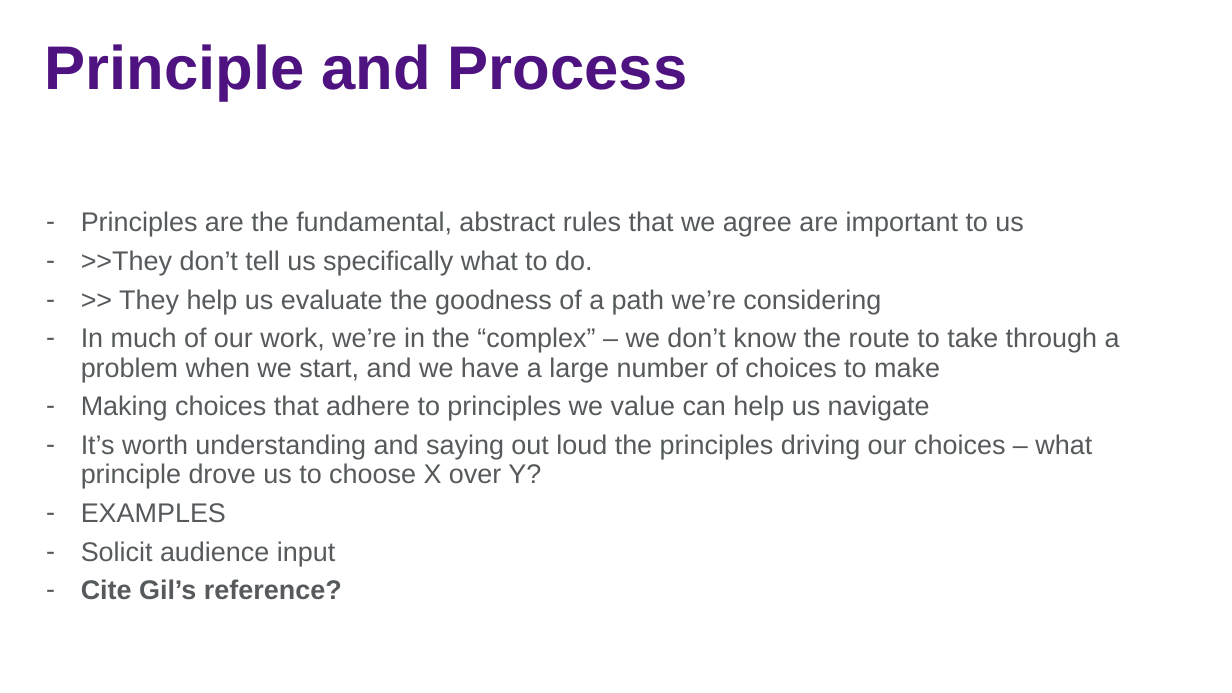
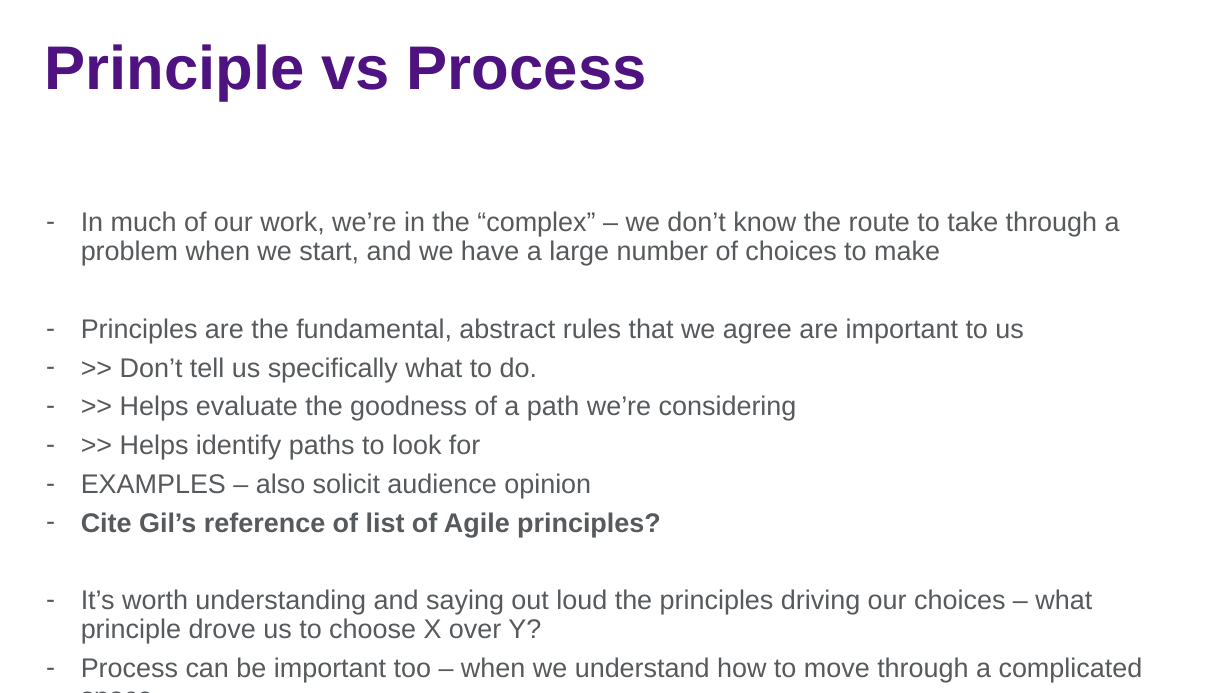
Before and after one commit to jasonjwood/presentations, a slide deck: slide 13 of InFusion2016 - Getting It Done - Jason Wood.pptx (slide 11 before the commit). Drawn at 1232x693 pixels with LibreOffice and Linux fonts; fonts in the diff are those of the drawing; background and template pictures are left out. Boxes give left, top, right and bottom in pixels: in the first picture for what was removed or moved away, otherwise in the second. Text is boxed around its words. In the diff, an @@ line names an element or a change of style, - is before the commit and + after.

```diff
--- a/InFusion2016 - Getting It Done - Jason Wood.pptx
+++ b/InFusion2016 - Getting It Done - Jason Wood.pptx
@@ title at [45, 44, 647, 101]: text changed @@
-Principle and Process
+Principle vs Process
@@ text at [81, 211, 1120, 265]: paragraph added @@
+– In much of our work, we’re in the “complex” – we don’t know the route to take through a problem when we start, and we have a large number of choices to make
@@ text at [81, 357, 797, 537]: text changed @@
-– >>They don’t tell us specifically what to do.
-– >> They help us evaluate the goodness of a path we’re considering
-– In much of our work, we’re in the “complex” – we don’t know the route to take through a problem when we start, and we have a large number of choices to make
-– Making choices that adhere to principles we value can help us navigate
+– >> Don’t tell us specifically what to do.
+– >> Helps evaluate the goodness of a path we’re considering
+– >> Helps identify paths to look for
+– EXAMPLES – also solicit audience opinion
+– Cite Gil’s reference of list of Agile principles?
@@ text at [81, 657, 1143, 682]: text changed @@
-– EXAMPLES
-– Solicit audience input
-– Cite Gil’s reference?
+– Process can be important too – when we understand how to move through a complicated space
```
Also in this commit, not shown: 8 other slides changed, 2 slides added.
